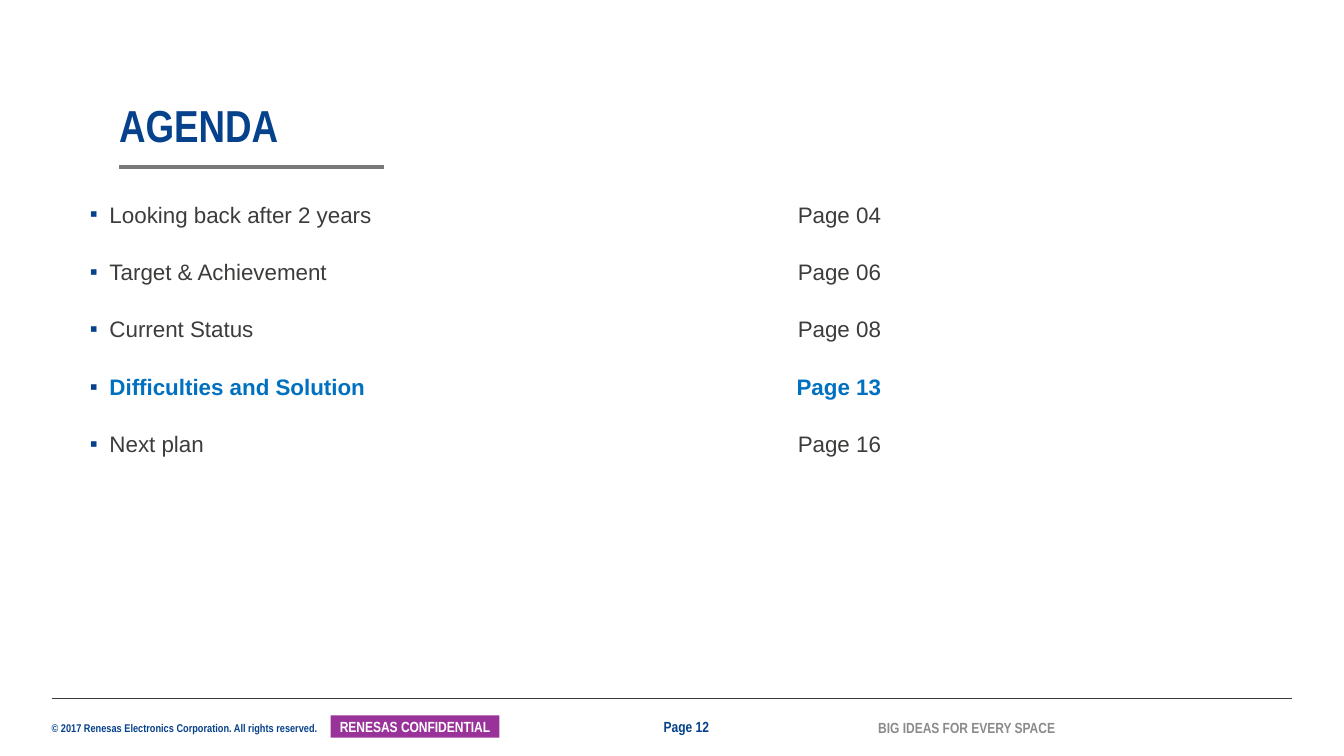
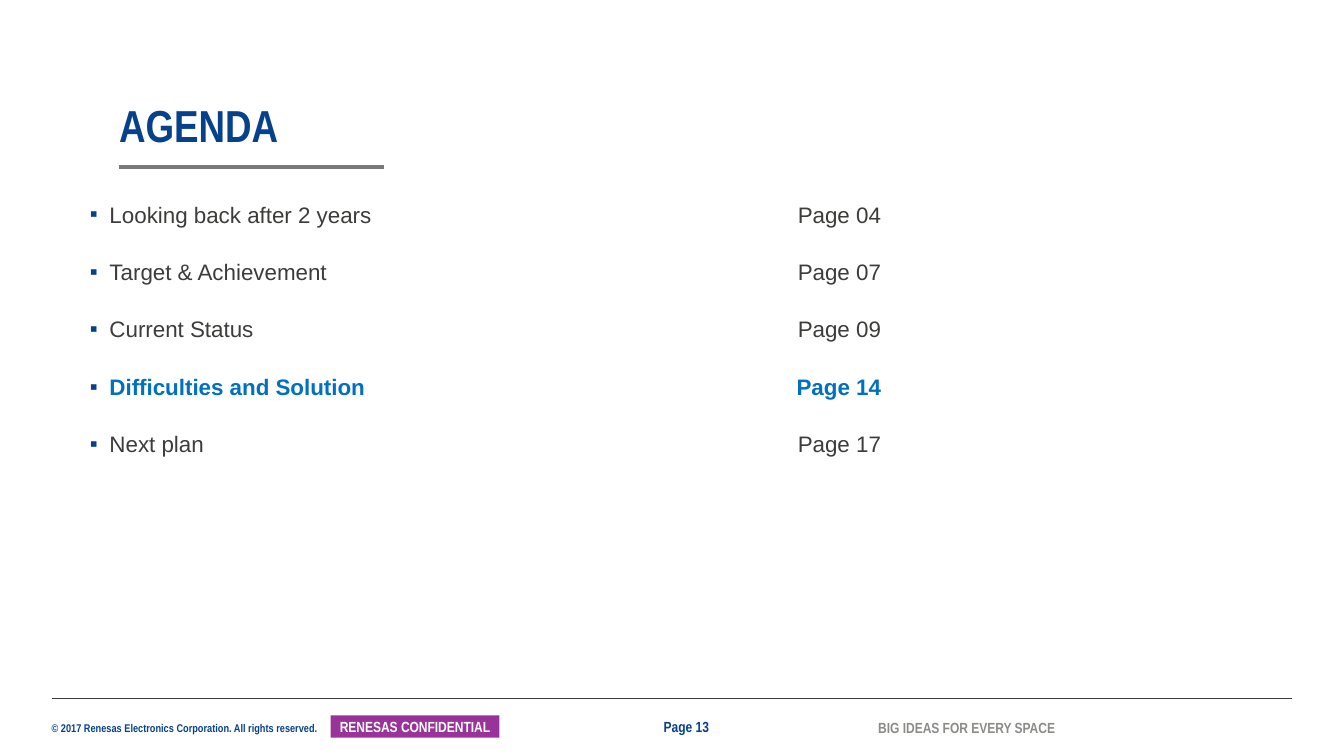
Before and after one commit to tranchikha/myapplication, a slide deck: slide 13 of LAST_TERM/2042_TranChiKha_SS32_MentorMentee_26G.pptx (slide 12 before the commit). Drawn at 1344x756 pixels with LibreOffice and Linux fonts; fonts in the diff are those of the drawing; background and template pictures are left out. Boxes give left, top, right and bottom in pixels: in the first picture for what was removed or moved away, otherwise in the second. Text is boxed around its words. In the diff, an @@ line names an element or a change of style, - is before the commit and + after.

```diff
--- a/LAST_TERM/2042_TranChiKha_SS32_MentorMentee_26G.pptx
+++ b/LAST_TERM/2042_TranChiKha_SS32_MentorMentee_26G.pptx
@@ text at (x1=109, y1=263, x2=881, y2=457): text changed @@
-▪ Target & Achievement Page 06
-▪ Current Status Page 08
-▪ Difficulties and Solution Page 13
-▪ Next plan Page 16
+▪ Target & Achievement Page 07
+▪ Current Status Page 09
+▪ Difficulties and Solution Page 14
+▪ Next plan Page 17
@@ page number at (x1=664, y1=721, x2=709, y2=735): text changed @@
-Page 12
+Page 13
```
Also in this commit, not shown: 11 other slides changed, 1 slide added, 1 other file.
